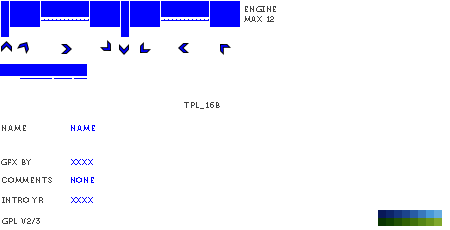
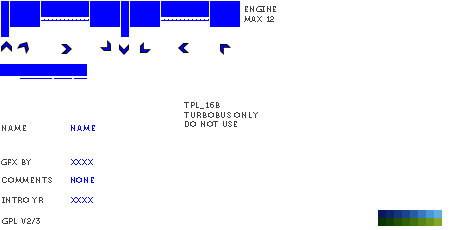
Revision of a layered 450 × 230 image; what changed, layer by layer:
renamed "tpl_16b" to "tpl_16b turbobus only do not use", painted on it over [184, 112, 258, 127]